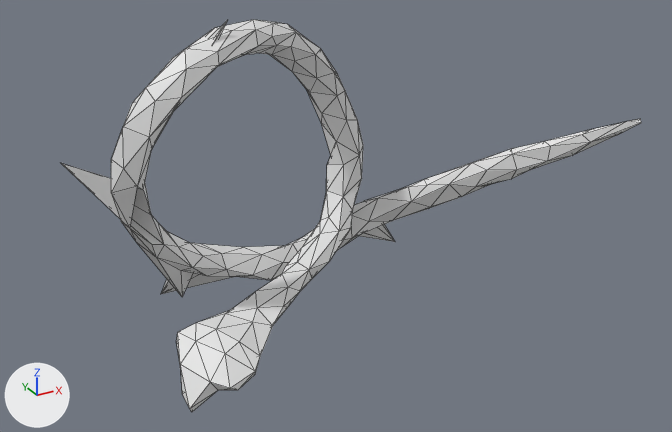
A saved change to the OBJ model mesh_cnn/datasets/random_pertubations/T561.obj.
Both versions are drawn from a 50 mm camera at (-0.951, -1.965, 0.903) aimed at (0.072, -0.105, -0.027). The lights are fixed; the arrows at lower left show +X, +Y and +Z. Mesh edges are drawn as thin lines. Where no turn or scale is listed for an object, it has been applied to the vertices.

Names of what the first picture shows: 'T561'.
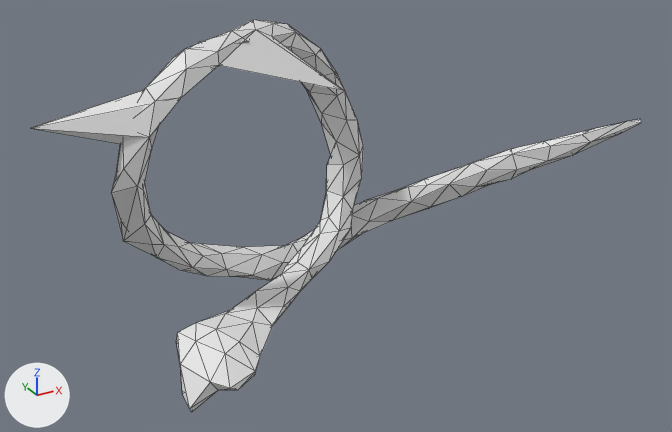
What differs and where, as boxes [x1, y1, x2, y2] in the pictures (672 x 432 px; the box of a moved part takes in the faces that stretch with it):
'T561', reshaped: before [61, 20, 641, 412]; after [32, 20, 641, 412]
part 1 of me_t561, moved or reshaped: before [61, 20, 276, 258]; after [32, 30, 344, 258]
part 2 of me_t561, moved or reshaped (not visible afterwards): before [137, 243, 232, 297]
part 3 of me_t561, moved or reshaped (not visible afterwards): before [359, 225, 395, 242]

Diff of the bpy script that builds the scene:
```diff
--- a/mesh_cnn/datasets/random_pertubations/T561.obj.py
+++ b/mesh_cnn/datasets/random_pertubations/T561.obj.py
@@ me_t561 @@
 me_t561.from_pydata(...)  # 252 vertices, 500 faces; spans x -0.528..0.755, y -0.424..0.3, z -0.357..0.476
 # used by ob_t561; location = (0.0, 0.0, 0.0)
-me_t561.vertices[178].co = (-0.102, -0.058, 0.41)  # pixel (258, 46)
-me_t561.vertices[198].co = (-0.327, -0.089, 0.293)  # pixel (171, 113)
-me_t561.vertices[214].co = (-0.189, -0.02, 0.453)  # pixel (214, 27)
-me_t561.vertices[216].co = (-0.528, 0.141, 0.141)  # pixel (60, 162)
-me_t561.vertices[223].co = (-0.173, -0.058, 0.476)  # pixel (227, 19)
-me_t561.vertices[233].co = (-0.421, -0.011, 0.011)  # pixel (129, 228)
-me_t561.vertices[250].co = (-0.451, -0.023, 0.189)  # pixel (111, 159)
-me_t561.vertices[205].co = (-0.267, 0.3, -0.351)  # pixel (160, 294)
-me_t561.vertices[212].co = (-0.264, 0.122, -0.276)  # pixel (182, 297)
-me_t561.vertices[97].co = (0.446, 0.2, -0.309)  # pixel (395, 241)
+# me_t561 part 1
+me_t561.vertices[178].co = (0.08, -0.13, 0.299)  # pixel (344, 90)
+me_t561.vertices[198].co = (-0.608, 0.007, 0.277)  # pixel (30, 128)
+me_t561.vertices[214].co = (-0.128, -0.066, 0.424)  # pixel (248, 41)
+me_t561.vertices[216].co = (-0.393, -0.039, 0.026)  # pixel (144, 224)
+me_t561.vertices[223].co = (-0.335, -0.05, 0.278)
+me_t561.vertices[233].co = (-0.42, 0.064, -0.055)  # pixel (123, 241)
+me_t561.vertices[250].co = (-0.444, -0.015, 0.132)  # pixel (115, 181)
+# me_t561 part 2
+me_t561.vertices[205].co = (-0.138, 0.177, -0.191)
+me_t561.vertices[212].co = (-0.335, 0.086, -0.128)  # pixel (156, 257)
+# me_t561 part 3
+me_t561.vertices[97].co = (0.254, 0.169, -0.163)
```
